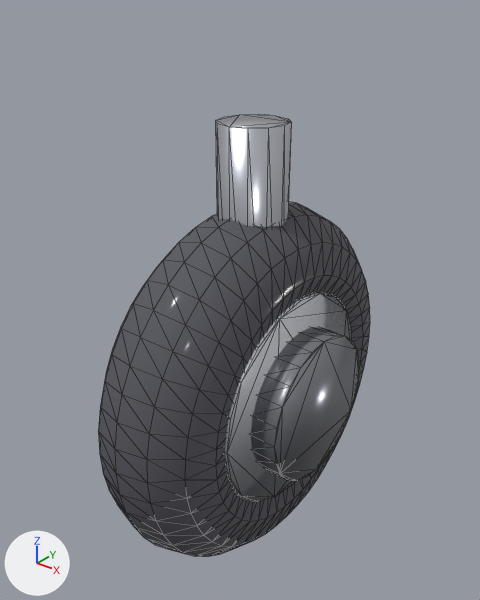
Two versions of the glTF model models/wheel.glb, one commit apart.
Before and after are seen from a camera (50 mm lens) standing at (0.864, -1.125, 0.757) and looking at (-0.039, 0.004, 0.057). Every picture has the same lights, and +X, +Y and +Z are marked at lower left. The picture after the commit comes second. Mesh edges are drawn as thin lines. Vertices at exactly the same position are counted once.

The first picture shows 'wheel'.
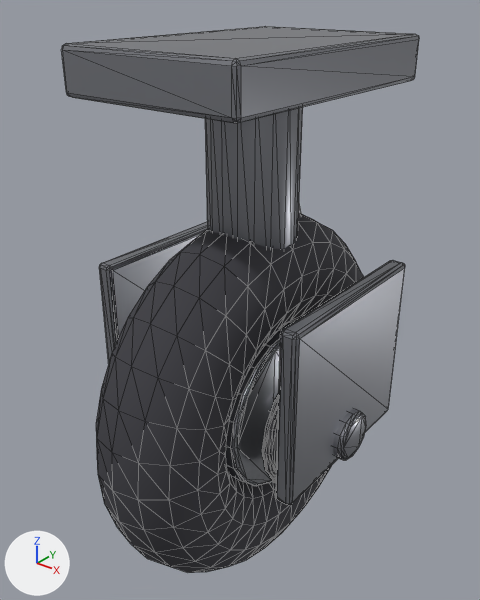
Changed parts and their boxes [x1, y1, x2, y2] in the pictures (480 x 600 px):
'wheel', recoloured, surface changed, reshaped (32% wider, 23% taller)
    before: [98, 114, 370, 557]
    after: [61, 26, 419, 573]
part 1 of me_torus_016, added
    after: [96, 213, 363, 573]
part 2 of me_torus_016, rebuilt
    before: [251, 327, 359, 481]
    after: [263, 393, 279, 483]
part 3 of me_torus_016, rebuilt
    before: [225, 293, 352, 502]
    after: [225, 322, 293, 486]
part 4 of me_torus_016, rebuilt (not visible afterwards)
    before: [216, 114, 292, 227]
part 5 of me_torus_016, added
    after: [205, 107, 303, 249]
part 6 of me_torus_016, added
    after: [333, 409, 366, 460]
part 7 of me_torus_016, added
    after: [61, 26, 419, 123]
part 8 of me_torus_016, added
    after: [276, 260, 405, 505]
part 9 of me_torus_016, added
    after: [99, 222, 208, 362]
part 10 of me_torus_016, deleted
    before: [98, 202, 370, 557]

Diff of the bpy script that builds the scene:
```diff
--- a/models/wheel.glb.py
+++ b/models/wheel.glb.py
@@ mat_rubber @@
 mat_rubber = principled_material('rubber')
-mat_rubber.base_color = (0.09, 0.09, 0.11)  # dark grey #55555d
-mat_rubber.roughness = 0.85
-mat_rubber.coat_weight = 0.15
-mat_rubber.coat_roughness = 0.1
+mat_rubber.base_color = (0.05, 0.05, 0.06)  # dark grey #3f3f45
+mat_rubber.roughness = 0.92
@@ mat_rim @@
 mat_rim = principled_material('rim')
-mat_rim.base_color = (0.74, 0.76, 0.82)  # white #dfe2ea
-mat_rim.metallic = 0.95
-mat_rim.roughness = 0.2
-mat_rim.coat_weight = 0.35
-mat_rim.coat_roughness = 0.1
+mat_rim.base_color = (0.5, 0.52, 0.56)  # light grey #bcbfc5
+mat_rim.metallic = 0.9
+mat_rim.roughness = 0.25
@@ mat_strut @@
 mat_strut = principled_material('strut')
-mat_strut.base_color = (0.58, 0.6, 0.66)  # light grey #c8cbd4
+mat_strut.base_color = (0.28, 0.29, 0.32)  # grey #909399
 mat_strut.metallic = 0.9
-mat_strut.roughness = 0.28
+mat_strut.roughness = 0.35
 mat_strut.coat_weight = 0.35
@@ mat_piston @@
+mat_piston = principled_material('piston')
+mat_piston.base_color = (0.78, 0.8, 0.84)  # white #e5e7ec
+mat_piston.metallic = 0.97
+mat_piston.roughness = 0.12
@@ mat_dark @@
+mat_dark = principled_material('dark')
+mat_dark.base_color = (0.12, 0.12, 0.13)  # dark grey #616165
+mat_dark.metallic = 0.6
@@ me_torus_016 @@
 # used by ob_wheel; location = (0.0, 0.0, 0.0)
-me_torus_016.from_pydata(...)  # 716 vertices, 1416 faces; spans x -0.18..0.204, y -0.45..0.45, z -0.6..0.486
+me_torus_016.from_pydata(...)  # 1328 vertices, 2612 faces; spans x -0.3..0.3, y -0.464..0.464, z -0.65..0.648
+# me_torus_016 part 1: a new loose piece, a torus around x (ring radius 0.323, tube radius 0.141) spanning x -0.137..0.137, y -0.464..0.464, z -0.65..0.278, in mat_rubber (dark grey #3f3f45)
+# me_torus_016 part 2: the loose piece of 48 vertices spanning x 0.132..0.204, y -0.18..0.18, z -0.33..0.03 is rebuilt with 108 vertices and now spans x 0.161..0.186, y -0.174..0.174, z -0.357..-0.015, in mat_dark (dark grey #616165)
+# me_torus_016 part 3: the loose piece of 40 vertices spanning x -0.138..0.138, y -0.261..0.261, z -0.411..0.111 is rebuilt with 120 vertices and now spans x -0.114..0.114, y -0.207..0.207, z -0.393..0.021
+# me_torus_016 part 4: the loose piece of 24 vertices spanning x -0.08..0.08, y -0.08..0.08, z -0.114..0.486 is rebuilt with 96 vertices and now spans x -0.069..0.069, y -0.069..0.069, z -0.103..0.166, in mat_piston (white #e5e7ec)
+# me_torus_016 part 5: a new loose piece of 108 vertices spanning x -0.1..0.1, y -0.102..0.102, z 0.104..0.6, in mat_strut (grey #909399)
+# me_torus_016 part 6: a new loose piece of 72 vertices spanning x -0.3..0.3, y -0.06..0.06, z -0.246..-0.126, in mat_hub (grey #a0a2aa)
+# me_torus_016 part 7: a new loose piece of 56 vertices spanning x -0.21..0.21, y -0.315..0.315, z 0.552..0.648, in mat_strut (grey #909399)
+# me_torus_016 part 8: a new loose piece of 56 vertices spanning x 0.236..0.278, y -0.225..0.225, z -0.248..0.166, in mat_strut (grey #909399)
+# me_torus_016 part 9: a new loose piece of 56 vertices spanning x -0.278..-0.236, y -0.225..0.225, z -0.248..0.166, in mat_strut (grey #909399)
+# me_torus_016 part 10: 576 vertices removed from x -0.144..0.144, y -0.45..0.45, z -0.6..0.3
+# other edits to the shape of me_torus_016 do not show in these pictures
 me_torus_016.materials.append(mat_rubber)
@@ me_torus_016 @@
 me_torus_016.materials.append(mat_strut)
+me_torus_016.materials.append(mat_piston)  # white #e5e7ec
+me_torus_016.materials.append(mat_dark)  # dark grey #616165
```
